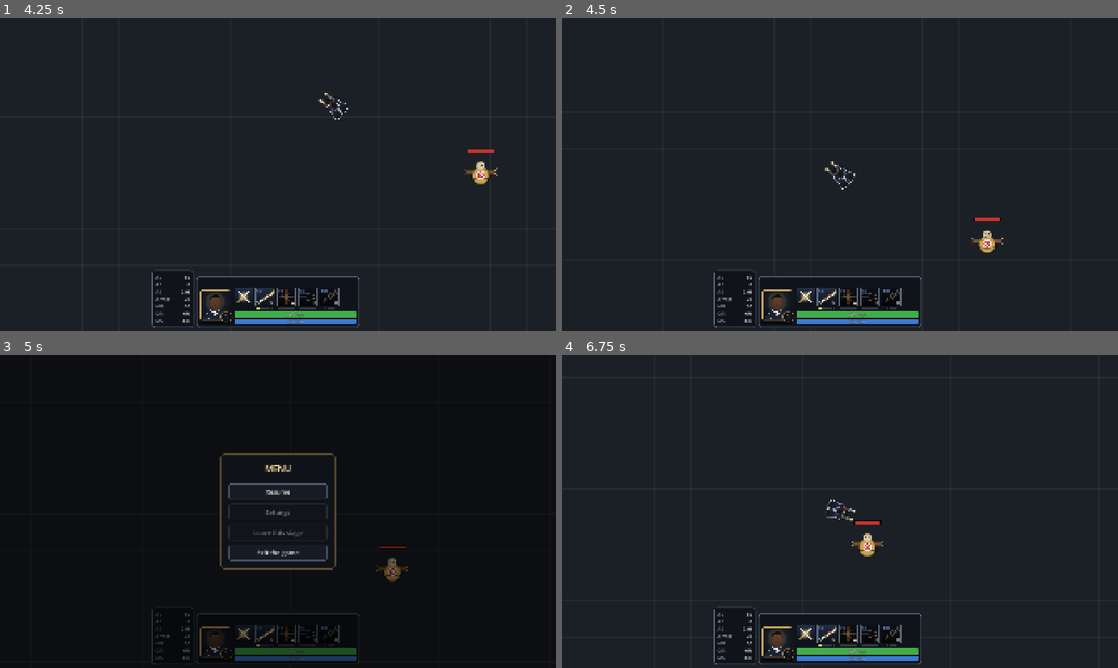
Above: before the commit, frames 1-4 (two rows, left to right).
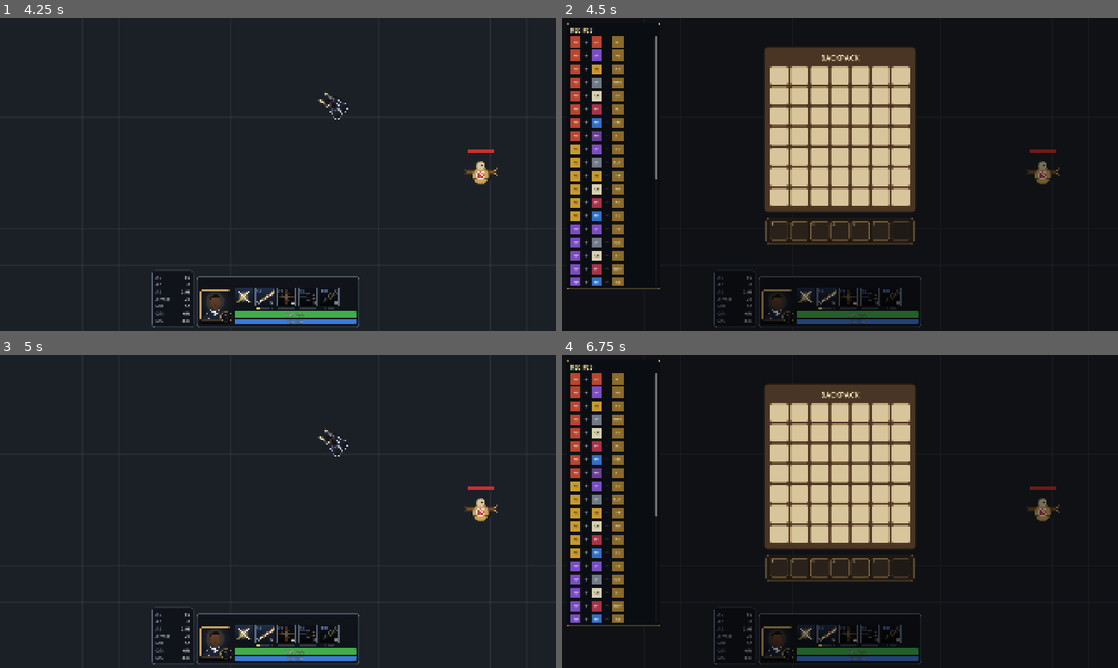
Above: after the commit, the same moments.

Repository: Anhdung1478/lucian-the-lantern
Game: Godot game, scene res://src/stage/stage.tscn
Same seed, same stepped clock (60 frames per second), same inputs: the game is played once before the commit and once after it.
Inputs (mouse positions are in pixels of both pictures, inside the frame that each line leads up to):
- Up to frame 1 (4.25 s): click (266, 284) at 0.52 s; tap Enter at 1.25 s; move the mouse to (400, 158) at 1.27 s; hold Right mouse button (move) 1.28-2 s; click (400, 158) at 1.42 s; drag from (166, 190) to (478, 174) at 2.02 s; move the mouse to (333, 105) at 2.77 s; hold A (attack_move) 2.78-3.5 s; click (333, 105) at 2.92 s; right-click (333, 105) at 3.05 s; drag from (250, 237) to (111, 127) at 3.52 s
- Up to frame 2 (4.5 s): tap Space at 4.25 s; move the mouse to (1006, 221) at 4.27 s; hold P (open_backpack) from 4.28 s (still down); hold Y (toggle_camera) from 4.28 s (still down); click (1006, 221) at 4.42 s
- Up to frame 3 (5 s): keep holding P (open_backpack); keep holding Y (toggle_camera); right-click (444, 558) at 4.55 s; tap Escape (open_menu) at 4.9 s
- Up to frame 4 (6.75 s): release P (open_backpack) at 5 s; release Y (toggle_camera) at 5 s; drag from (673, 464) to (956, 570) at 5.02 s; click (840, 492) at 5.75 s, where only the run before the commit has a clickable "Resume"; move the mouse to (867, 511) at 6.52 s; hold P (open_backpack) from 6.53 s (still down); hold Shift from 6.53 s (still down); click (867, 511) at 6.67 s

Frame 1 is identical in both runs. In frame 2, 23% of the frame differs, in the area x 0-100%, y 0-100%; in frame 3, 7.3%; in frame 4, 24%.

Commit message:
Add the backpack screen on P: 7x7 cells, equip row with chain locks, recipe table, item cards
Co-Authored-By: Claude <noreply@anthropic.com>

Diff:
--- /dev/null
+++ b/assets/art/ui/chain.svg
@@ -0,0 +1,11 @@
+<svg xmlns="http://www.w3.org/2000/svg" width="64" height="64" viewBox="0 0 64 64">
+  <!-- Two interlocking chain links across the slot, steel grey with a dark outline. -->
+  <g transform="rotate(-40 32 32)" fill="none" stroke-linecap="round">
+    <rect x="6" y="22" width="30" height="20" rx="10" stroke="#1b1d22" stroke-width="10"/>
+    <rect x="28" y="22" width="30" height="20" rx="10" stroke="#1b1d22" stroke-width="10"/>
+    <rect x="6" y="22" width="30" height="20" rx="10" stroke="#9aa3b2" stroke-width="6"/>
+    <rect x="28" y="22" width="30" height="20" rx="10" stroke="#c9d0db" stroke-width="6"/>
+    <path d="M10 26 Q12 24 16 24" stroke="#eef2f7" stroke-width="2"/>
+    <path d="M32 26 Q34 24 38 24" stroke="#ffffff" stroke-width="2"/>
+  </g>
+</svg>
--- a/src/stage/stage.gd
+++ b/src/stage/stage.gd
@@ -8,6 +8,7 @@
 @onready var camera: StageCamera = $StageCamera
 @onready var hud: Hud = $Hud
 @onready var debug_table: DebugTable = $DebugTable
+@onready var screens: ScreenSwitcher = $Screens
 
 
 func _ready() -> void:
@@ -17,3 +18,5 @@
 	dummy.damage_taken.connect(damage_numbers.spawn.bind(dummy))
 	hud.setup(lucian)
 	debug_table.setup(lucian, dummy)
+	screens.backpack.setup(lucian.inventory)
+	screens.backpack_toggled.connect(debug_table.set_docked_right)
--- a/src/stage/stage.tscn
+++ b/src/stage/stage.tscn
@@ -11,6 +11,7 @@
 [ext_resource type="Script" path="res://src/ui/screen_switcher.gd" id="9_screens"]
 [ext_resource type="Script" path="res://src/ui/menu/game_menu.gd" id="10_menu"]
 [ext_resource type="Script" path="res://src/ui/tooltip/hover_tip.gd" id="11_hover"]
+[ext_resource type="Script" path="res://src/ui/backpack/backpack_screen.gd" id="12_backpack"]
 
 [node name="Stage" type="Node2D"]
 script = ExtResource("1_stage")
@@ -48,5 +49,8 @@
 [node name="Menu" type="CanvasLayer" parent="Screens"]
 script = ExtResource("10_menu")
 
+[node name="Backpack" type="CanvasLayer" parent="Screens"]
+script = ExtResource("12_backpack")
+
 [node name="HoverTip" type="CanvasLayer" parent="."]
 script = ExtResource("11_hover")
--- /dev/null
+++ b/src/ui/backpack/backpack_screen.gd
@@ -0,0 +1,137 @@
+class_name BackpackScreen
+extends CanvasLayer
+## The backpack (P): 7x7 tan cells, and below them, outside the backpack, the
+## dark equip row (slots 1-6 and the sell slot, which only matters once the
+## merchant exists). The recipe table sits top-left while it is open.
+
+const COLUMNS := 7
+const CELL_GAP := 6
+## The backpack is centered in the screen area above the HUD panel.
+const AREA_BOTTOM := 880.0
+const ROW_GAP := 18.0
+const PANEL_COLOR := Color("4a3524")
+const PANEL_BORDER := Color("2b1f15")
+const STRIP_COLOR := Color("1f1812")
+const STRIP_BORDER := Color("8c6e45")
+const TITLE_COLOR := Color("f3e2b8")
+const MARGIN := 16.0
+
+var inventory: Inventory
+
+var _cells: Array[ItemCell] = []
+var _column: VBoxContainer
+
+
+func _ready() -> void:
+	layer = 30
+	visible = false
+
+
+func setup(target_inventory: Inventory) -> void:
+	inventory = target_inventory
+	inventory.changed.connect(_redraw_cells)
+	_build()
+
+
+func open() -> void:
+	visible = true
+	_redraw_cells()
+
+
+func close() -> void:
+	visible = false
+
+
+## Index of the item being dragged, or -1.
+func dragged_index() -> int:
+	return -1
+
+
+## Index of the cell the dragged item is over, or -1.
+func target_index() -> int:
+	return -1
+
+
+func is_dragging() -> bool:
+	return dragged_index() >= 0
+
+
+func on_cell_input(_cell: ItemCell, _event: InputEvent) -> void:
+	pass
+
+
+func _redraw_cells() -> void:
+	for cell in _cells:
+		cell.queue_redraw()
+
+
+func _build() -> void:
+	var backdrop := ColorRect.new()
+	backdrop.color = Color(0, 0, 0, 0.45)
+	backdrop.set_anchors_preset(Control.PRESET_FULL_RECT)
+	add_child(backdrop)
+
+	var recipes := RecipeTable.new()
+	recipes.setup(inventory.catalog)
+	recipes.position = Vector2(MARGIN, MARGIN)
+	backdrop.add_child(recipes)
+
+	_column = VBoxContainer.new()
+	_column.add_theme_constant_override(&"separation", int(ROW_GAP))
+	backdrop.add_child(_column)
+
+	var pack := _panel(PANEL_COLOR, PANEL_BORDER, 3, 20)
+	_column.add_child(pack)
+	var box := VBoxContainer.new()
+	box.add_theme_constant_override(&"separation", 12)
+	pack.add_child(box)
+	var title := Label.new()
+	title.text = "BACKPACK"
+	title.horizontal_alignment = HORIZONTAL_ALIGNMENT_CENTER
+	title.add_theme_font_size_override(&"font_size", 26)
+	title.add_theme_color_override(&"font_color", TITLE_COLOR)
+	box.add_child(title)
+	var grid := GridContainer.new()
+	grid.columns = COLUMNS
+	grid.add_theme_constant_override(&"h_separation", CELL_GAP)
+	grid.add_theme_constant_override(&"v_separation", CELL_GAP)
+	box.add_child(grid)
+	for i in Inventory.BACKPACK_SIZE:
+		_add_cell(grid, i, ItemCell.Style.BACKPACK)
+
+	var strip := _panel(STRIP_COLOR, STRIP_BORDER, 2, 14)
+	strip.size_flags_horizontal = Control.SIZE_SHRINK_CENTER
+	_column.add_child(strip)
+	var equip_row := HBoxContainer.new()
+	equip_row.add_theme_constant_override(&"separation", CELL_GAP)
+	strip.add_child(equip_row)
+	for i in Inventory.EQUIP_SIZE:
+		_add_cell(equip_row, Inventory.EQUIP_START + i, ItemCell.Style.EQUIP)
+	_add_cell(equip_row, -1, ItemCell.Style.SELL)
+
+	_column.resized.connect(_place_column)
+	_place_column.call_deferred()
+
+
+func _place_column() -> void:
+	var width := get_viewport().get_visible_rect().size.x
+	var size := _column.get_combined_minimum_size()
+	_column.position = Vector2((width - size.x) * 0.5, maxf((AREA_BOTTOM - size.y) * 0.5, MARGIN))
+
+
+func _add_cell(parent: Control, index: int, style: ItemCell.Style) -> void:
+	var cell := ItemCell.new(index, style, self)
+	parent.add_child(cell)
+	_cells.append(cell)
+
+
+func _panel(color: Color, border: Color, border_width: int, margin: float) -> PanelContainer:
+	var panel := PanelContainer.new()
+	var style := StyleBoxFlat.new()
+	style.bg_color = color
+	style.border_color = border
+	style.set_border_width_all(border_width)
+	style.set_corner_radius_all(12)
+	style.set_content_margin_all(margin)
+	panel.add_theme_stylebox_override(&"panel", style)
+	return panel
--- /dev/null
+++ b/src/ui/backpack/item_cell.gd
@@ -0,0 +1,63 @@
+class_name ItemCell
+extends Control
+## One cell of the backpack screen: a tan backpack cell, a dark equip slot
+## (with its key number, or a chain when locked) or the sell slot. Draws the
+## item from the inventory and passes mouse input to the screen.
+
+enum Style { BACKPACK, EQUIP, SELL }
+
+const SIZE := 64.0
+const ICON_INSET := 5.0
+const FILLS := {Style.BACKPACK: Color("d9c59b"), Style.EQUIP: Color("2a221a"), Style.SELL: Color("1e1a16")}
+const BORDERS := {Style.BACKPACK: Color("8c6e45"), Style.EQUIP: Color("8c6e45"), Style.SELL: Color("5a4a38")}
+const TARGET_BORDER := Color("ffcf5a")
+const KEY_COLOR := Color("c9b48a")
+const CHAIN := preload("res://assets/art/ui/chain.svg")
+
+## Inventory index; -1 for the sell slot.
+var index := -1
+var style := Style.BACKPACK
+var screen: BackpackScreen
+
+
+func _init(cell_index: int, cell_style: Style, owner_screen: BackpackScreen) -> void:
+	index = cell_index
+	style = cell_style
+	screen = owner_screen
+	custom_minimum_size = Vector2(SIZE, SIZE)
+
+
+func item() -> ItemData:
+	return screen.inventory.item_at(index) if index >= 0 else null
+
+
+func is_locked() -> bool:
+	return index >= 0 and screen.inventory.is_locked(index)
+
+
+func tooltip_content() -> Control:
+	var shown := item()
+	return TooltipCard.item(shown, screen.inventory.catalog) if shown and not screen.is_dragging() else null
+
+
+func _gui_input(event: InputEvent) -> void:
+	screen.on_cell_input(self, event)
+
+
+func _draw() -> void:
+	var rect := Rect2(Vector2.ZERO, size)
+	var fill := StyleBoxFlat.new()
+	fill.bg_color = FILLS[style]
+	fill.border_color = TARGET_BORDER if screen.target_index() == index and index >= 0 else BORDERS[style]
+	fill.set_border_width_all(3 if fill.border_color == TARGET_BORDER else 2)
+	fill.set_corner_radius_all(6)
+	draw_style_box(fill, rect)
+	if is_locked():
+		draw_texture_rect(CHAIN, rect.grow(-8.0), false, Color(1, 1, 1, 0.85))
+		return
+	if index != screen.dragged_index():
+		ItemIcon.draw_item(self, item(), rect.grow(-ICON_INSET))
+	if style == Style.EQUIP:
+		var font := ThemeDB.fallback_font
+		draw_string_outline(font, Vector2(5, 15), str(index - Inventory.EQUIP_START + 1), HORIZONTAL_ALIGNMENT_LEFT, -1, 13, 4, Color.BLACK)
+		draw_string(font, Vector2(5, 15), str(index - Inventory.EQUIP_START + 1), HORIZONTAL_ALIGNMENT_LEFT, -1, 13, KEY_COLOR)
--- /dev/null
+++ b/src/ui/backpack/recipe_table.gd
@@ -0,0 +1,59 @@
+class_name RecipeTable
+extends PanelContainer
+## The crafting recipes shown beside the backpack: one scrollable line per
+## legendary, "[fragment] + [fragment] = [legendary]". Every icon has its card.
+
+const ICON_SIZE := 40.0
+const WIDTH := 300.0
+const MAX_HEIGHT := 860.0
+
+
+func setup(catalog: ItemCatalog) -> void:
+	var style := StyleBoxFlat.new()
+	style.bg_color = TooltipCard.BG_COLOR
+	style.border_color = TooltipCard.BORDER_COLOR
+	style.set_border_width_all(2)
+	style.set_corner_radius_all(8)
+	style.set_content_margin_all(12)
+	add_theme_stylebox_override(&"panel", style)
+
+	var box := VBoxContainer.new()
+	box.add_theme_constant_override(&"separation", 8)
+	add_child(box)
+	var title := Label.new()
+	title.text = "RECIPES"
+	title.add_theme_color_override(&"font_color", TooltipCard.NAME_COLOR)
+	title.add_theme_font_size_override(&"font_size", 20)
+	box.add_child(title)
+
+	var scroll := ScrollContainer.new()
+	scroll.horizontal_scroll_mode = ScrollContainer.SCROLL_MODE_DISABLED
+	scroll.custom_minimum_size = Vector2(WIDTH, MAX_HEIGHT)
+	box.add_child(scroll)
+	var rows := VBoxContainer.new()
+	rows.add_theme_constant_override(&"separation", 6)
+	scroll.add_child(rows)
+	for legendary in catalog.legendaries():
+		var row := HBoxContainer.new()
+		row.add_theme_constant_override(&"separation", 10)
+		rows.add_child(row)
+		_icon(row, catalog.find(legendary.components[0]), catalog)
+		_sign(row, "+")
+		_icon(row, catalog.find(legendary.components[1]), catalog)
+		_sign(row, "=")
+		_icon(row, legendary, catalog)
+
+
+func _icon(row: HBoxContainer, item: ItemData, catalog: ItemCatalog) -> void:
+	var icon := ItemIcon.new(item, catalog)
+	icon.custom_minimum_size = Vector2(ICON_SIZE, ICON_SIZE)
+	row.add_child(icon)
+
+
+func _sign(row: HBoxContainer, text: String) -> void:
+	var label := Label.new()
+	label.text = text
+	label.add_theme_font_size_override(&"font_size", 20)
+	label.add_theme_color_override(&"font_color", TooltipCard.SUB_COLOR)
+	label.mouse_filter = Control.MOUSE_FILTER_IGNORE
+	row.add_child(label)
--- a/src/ui/debug/debug_table.gd
+++ b/src/ui/debug/debug_table.gd
@@ -28,6 +28,7 @@
 var _max_hp: SpinBox
 var _dps_label: Label
 var _log_label: RichTextLabel
+var _panel: PanelContainer
 
 
 func _ready() -> void:
@@ -56,6 +57,13 @@
 			and Input.is_physical_key_pressed(KEY_F3):
 		visible = not visible
 		get_viewport().set_input_as_handled()
+
+
+## Moves the table to the top-right while the backpack's recipe table needs
+## the top-left. Top-left otherwise, where it never covers the dummy.
+func set_docked_right(right: bool) -> void:
+	var width := get_viewport().get_visible_rect().size.x
+	_panel.position.x = width - _panel.size.x - 12.0 if right else 12.0
 
 
 func _process(_delta: float) -> void:
@@ -107,6 +115,7 @@
 
 func _build() -> void:
 	var panel := PanelContainer.new()
+	_panel = panel
 	panel.custom_minimum_size.x = PANEL_WIDTH
 	panel.position = Vector2(12, 12)
 	var style := StyleBoxFlat.new()
--- a/src/ui/screen_switcher.gd
+++ b/src/ui/screen_switcher.gd
@@ -4,7 +4,10 @@
 ## The only place that pauses the game. Keys are read in _input, so a focused
 ## text field can never swallow them.
 
+signal backpack_toggled(open: bool)
+
 @onready var menu: GameMenu = $Menu
+@onready var backpack: BackpackScreen = $Backpack
 
 
 func _ready() -> void:
@@ -14,7 +17,14 @@
 
 func _input(event: InputEvent) -> void:
 	if event.is_action_pressed(&"open_menu"):
-		set_menu_open(not menu.visible)
+		# ESC closes the backpack first; the menu only opens over the game.
+		if backpack.visible:
+			set_backpack_open(false)
+		else:
+			set_menu_open(not menu.visible)
+		get_viewport().set_input_as_handled()
+	elif event.is_action_pressed(&"open_backpack") and not menu.visible:
+		set_backpack_open(not backpack.visible)
 		get_viewport().set_input_as_handled()
 
 
@@ -23,5 +33,14 @@
 	_update_pause()
 
 
+func set_backpack_open(open: bool) -> void:
+	if open:
+		backpack.open()
+	else:
+		backpack.close()
+	_update_pause()
+	backpack_toggled.emit(open)
+
+
 func _update_pause() -> void:
-	get_tree().paused = menu.visible
+	get_tree().paused = menu.visible or backpack.visible
--- a/tests/tools/screenshot.gd
+++ b/tests/tools/screenshot.gd
@@ -50,6 +50,8 @@
 			await scenario_menu()
 		"tooltip":
 			await scenario_tooltip()
+		"backpack":
+			await scenario_backpack()
 		_:
 			push_error("Unknown scenario: " + scenario)
 	quit()
@@ -269,10 +271,12 @@
 	print("paused after 2nd ESC (expect false): ", paused, "  Lucian moving (expect true): ", lucian.global_position.x > x)
 
 
-## Moves the real mouse to `canvas_pos` (1920x1080 canvas units), as if the
-## player did it. `held` keeps the left button down during the motion.
+## Moves the mouse to `canvas_pos` (1920x1080 canvas units), as if the player
+## did it. `held` keeps the left button down during the motion. The OS cursor
+## is warped there too, so its own motion events agree with ours.
 func mouse_move(canvas_pos: Vector2, held := false) -> void:
 	var window_pos := root.get_final_transform() * canvas_pos
+	Input.warp_mouse(window_pos)
 	var event := InputEventMouseMotion.new()
 	event.position = window_pos
 	event.global_position = window_pos
@@ -303,13 +307,12 @@
 	lucian.try_rank_up(ChampionProgress.Slot.Q)
 	var skill_row: HBoxContainer = stage.get_node("Hud").skill_row
 	await mouse_move(control_center(skill_row.get_child(1)))
-	await wait(0.6)
+	await wait(0.5)
 	await mouse_move(control_center(skill_row.get_child(1)) + Vector2(5, 3))
-	await wait(0.6)
-	print("Q tooltip after 1.2 s with a small move (expect true): ", stage.get_node("HoverTip").is_showing())
+	await wait_for_tooltip(skill_row.get_child(1))
 	await shot("tooltip_0_q")
 	await mouse_move(control_center(skill_row.get_child(0)))
-	await wait(1.2)
+	await wait_for_tooltip(skill_row.get_child(0))
 	await shot("tooltip_1_passive")
 	await mouse_move(Vector2(960, 300))
 	await wait(0.2)
@@ -319,5 +322,52 @@
 	var menu: GameMenu = stage.get_node("Screens/Menu")
 	var settings: Button = menu.find_children("*", "Button", true, false)[1]
 	await mouse_move(control_center(settings))
-	await wait(1.2)
+	await wait_for_tooltip(settings)
 	await shot("tooltip_2_disabled_button")
+
+
+func give(ids: Array[StringName]) -> void:
+	for id in ids:
+		lucian.inventory.add(lucian.item_catalog.find(id))
+
+
+func scenario_backpack() -> void:
+	give([&"bf_sword", &"bf_sword", &"recurve_bow", &"needlessly_large_rod", &"cloak_of_agility",
+		&"giants_belt", &"tear_of_the_goddess", &"negatron_cloak", &"chain_vest", &"infinity_edge",
+		&"kraken_slayer", &"guardian_angel"])
+	var inventory := lucian.inventory
+	inventory.apply_drop(9, Inventory.EQUIP_START, false)
+	inventory.apply_drop(10, Inventory.EQUIP_START + 1, false)
+	inventory.unlocked_equip = 4
+	(stage.get_node("DebugTable") as DebugTable).visible = true
+	await press_key(KEY_P, true)
+	await press_key(KEY_P, false)
+	print("paused with backpack (expect true): ", paused)
+	await wait(0.3)
+	await shot("backpack_0")
+	var backpack: BackpackScreen = stage.get_node("Screens/Backpack")
+	await mouse_move(backpack._cells[0].get_global_rect().get_center())
+	await wait_for_tooltip(backpack._cells[0])
+	await shot("backpack_1_item_tooltip")
+	await press_key(KEY_ESCAPE, true)
+	await press_key(KEY_ESCAPE, false)
+	print("ESC closes backpack, not menu (expect false false): ", backpack.visible, " ", (stage.get_node("Screens/Menu") as GameMenu).visible)
+
+
+## Waits for the hover card of `source`, printing how long that took. A
+## stray OS motion event can move the hover off `source`; then it is hovered
+## again, and the retry is counted.
+func wait_for_tooltip(source: Control, timeout := 4.0) -> void:
+	var tip: HoverTip = stage.get_node("HoverTip")
+	var start := Time.get_ticks_msec()
+	var since := start
+	var retries := 0
+	while not (tip.is_showing() and tip._source == source) and Time.get_ticks_msec() - start < timeout * 1000.0:
+		if HoverTip._find_source(root.gui_get_hovered_control()) != source:
+			retries += 1
+			since = Time.get_ticks_msec()
+			await mouse_move(control_center(source))
+		await process_frame
+	print("tooltip for %s shown: " % source.get_class(), tip.is_showing() and tip._source == source,
+		" after %.2f s of resting, %d re-hovers" % [(Time.get_ticks_msec() - since) / 1000.0, retries])
+	await wait(0.1)
Not shown, added: assets/art/ui/chain.svg.import
Not shown, added: src/ui/backpack/backpack_screen.gd.uid
Not shown, added: src/ui/backpack/item_cell.gd.uid
Not shown, added: src/ui/backpack/recipe_table.gd.uid
